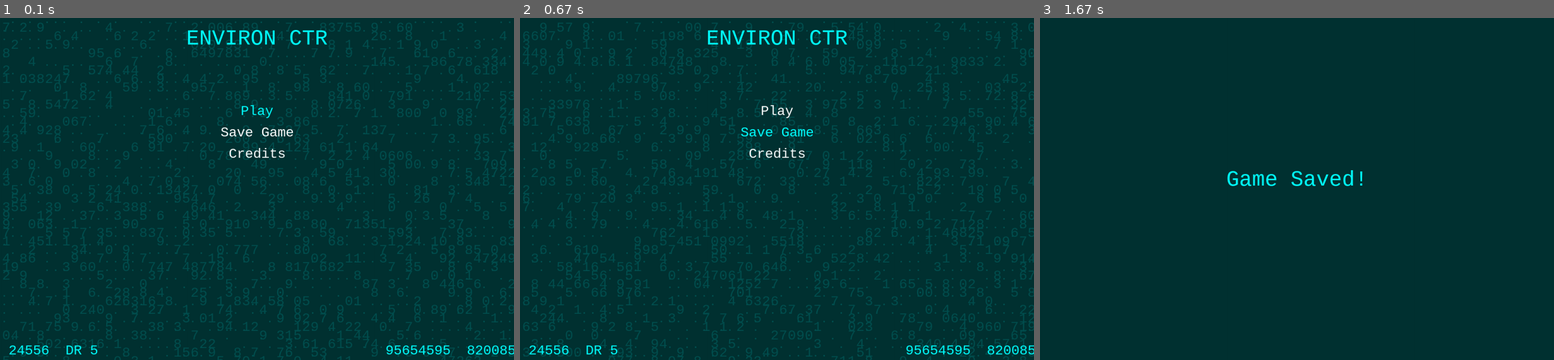
Above: before the commit, frames 1-3 (left to right).
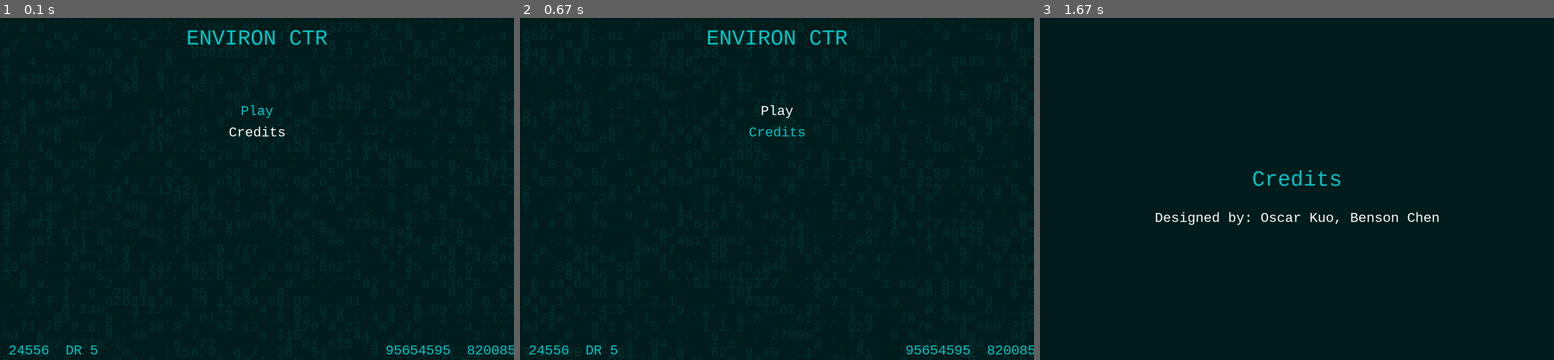
Above: after the commit, the same moments.

Repository: bensonchen-del/Alienation
Game: pygame game, started from Pygame/starting.py
Two runs of this game, one before a commit and one after it. Both use one fixed random seed, a clock stepped at 60 frames per second and the inputs below.
Inputs:
- Up to frame 1 (0.1 s): no input
- Up to frame 2 (0.67 s): hold S from 0.33 s (still down)
- Up to frame 3 (1.67 s): release S at 0.8 s; tap Enter at 0.83 s

The runs differ from the first frame. In frame 1, 13% of the frame differs, in the area x 0-100%, y 1-100%; in frame 2, 13%; in frame 3, 1.1%.

Commit message:
All files

Diff:
--- a/Pygame/config.py
+++ b/Pygame/config.py
@@ -11,18 +11,18 @@
 WAITING_DURATION = 5.0  # 等待狀態持續時間（秒）
 WANDER_SPEED = 100  # 游蕩模式速度
 FOLLOW_SPEED = 300  # 追蹤模式速度
-RUN_SPEED = 300  # 玩家奔跑速度
+RUN_SPEED = 250  # 玩家奔跑速度
 SNEAK_SPEED = 75  # 玩家潛行速度
 VISIBILITY_RADIUS = 200  # 玩家可見區域半徑
 MIN_TARGET_DISTANCE = 100  # 追蹤者與目標之間的最小距離
 
 # Colors
-WHITE = (240, 240, 240)  # 白色背景
-BLACK = (0, 0, 0)  # 黑色牆壁
+WHITE = (50, 60, 60)  # 白色背景
+BLACK = (30, 30, 35)  # 色牆壁
 BLUE = (0, 0, 255)  # 游蕩狀態
 GREEN = (0, 255, 0)  # 追蹤狀態
 YELLOW = (255, 255, 0)  # 等待狀態
-RED = (255, 0, 0)  # 玩家
+RED = (160, 160, 0)  # 玩家
 
 # Radar settings
 RADAR_CENTER = (WIDTH - 250, 250)  # Position on screen
--- a/Pygame/game_objects.py
+++ b/Pygame/game_objects.py
@@ -5,7 +5,7 @@
 from game_logic import bfs, move_towards_target
 from map_resources import load_map, create_map
 
-map_layout = load_map("Pygame/map/map1.txt")
+map_layout = load_map("map/map1.txt")
 
 # Calculate the center position of a tile in pixels
 def get_tile_position(tile_row, tile_col):
--- a/Pygame/main.py
+++ b/Pygame/main.py
@@ -1,6 +1,8 @@
 import pygame
 import random
 import math
+import os
+os.chdir(os.path.dirname(os.path.abspath(__file__)))
 from config import *
 from map_resources import load_map, create_map
 from game_objects import Player, Tracker
@@ -9,7 +11,7 @@
 pygame.init()
 
 # Load map and initialize resources
-map_layout = load_map("Pygame/map/map1.txt")
+map_layout = load_map("map/map1.txt")
 walls, walkable_tiles = create_map(map_layout)
 
 # Initialize player and tracker
@@ -35,12 +37,12 @@
     keys = pygame.key.get_pressed()
 
     # Determine player's movement speed and adjust DISTANCE_THRESHOLD
-    if keys[pygame.K_LSHIFT]:  # Sneak mode
+    if keys[pygame.K_c]:  # Sneak mode
         current_speed = SNEAK_SPEED
         current_distance_threshold = DISTANCE_THRESHOLD * 0.5  # Reduced threshold for sneaking
     elif keys[pygame.K_SPACE]:  # Sprint mode
         current_speed = RUN_SPEED
-        current_distance_threshold = DISTANCE_THRESHOLD * 1.5  # Increased threshold for sprinting
+        current_distance_threshold = DISTANCE_THRESHOLD * 2.5  # Increased threshold for sprinting
     else:  # Normal mode
         current_speed = player.speed
         current_distance_threshold = DISTANCE_THRESHOLD  # Default threshold
--- a/Pygame/map/map1.txt
+++ b/Pygame/map/map1.txt
@@ -4,7 +4,7 @@
 W W W   W W   W W  W
 W WWWWW W WWWWW   WW
 W       W       W  W
-WWWWWWW W WWWWWWWWWW
+WWWWWWW W WWWWWWWW W
 W             W    W
 W             W    W
 W WWWWWWWWWWW W W  W
@@ -14,7 +14,7 @@
 W W W WWWWW W W W  W
 W W W     W W   W  W
 W W WWWWW W WWWWW  W
-W W       W     W  W
+W W       W        W
 W WWWW  WWWWWWWWW  W
 W                  W
 WWWWWWWWWWWWWWWWWWWW
--- a/Pygame/map_resources.py
+++ b/Pygame/map_resources.py
@@ -1,5 +1,6 @@
 # map_resources.py
 import pygame
+import os
 from config import TILE_SIZE, BLACK
 
 class Wall(pygame.sprite.Sprite):
@@ -10,8 +11,9 @@
         self.rect = self.image.get_rect(topleft=(x, y))
 
 def load_map(file_path):
-    """Load the map from a text file."""
-    with open(file_path, 'r') as f:
+    base_path = os.path.dirname(os.path.abspath(__file__))
+    absolute_path = os.path.join(base_path, file_path)
+    with open(absolute_path, 'r') as f:
         return [line.strip() for line in f.readlines()]
 
 def create_map(map_layout):
--- a/Pygame/rendering.py
+++ b/Pygame/rendering.py
@@ -22,35 +22,38 @@
             pygame.draw.circle(screen, (0, 255, 0), pos, 5)  # Small green circles for path tiles
 
 def update_darkness(player_pos, visibility_gradient, darkness):
-    darkness.fill((0, 0, 0, 0))
+    darkness.fill((0, 0, 0, 180))
     gradient_pos = (player_pos[0] - VISIBILITY_RADIUS, player_pos[1] - VISIBILITY_RADIUS)
     darkness.blit(visibility_gradient, gradient_pos, special_flags=pygame.BLEND_RGBA_SUB)
 
-def draw_radar(screen, player_pos, tracker_pos, radar_center, radar_radius):
-    # Draw radar background
-    pygame.draw.circle(screen, (50, 50, 50), radar_center, radar_radius)
-    for i in range(1, 5):  # Concentric circles
-        pygame.draw.circle(screen, (100, 100, 100), radar_center, radar_radius * i // 5, 1)
+def draw_radar(screen, player_pos, tracker_pos, radar_center, radar_radius, max_radar_distance=500):
+    # 創建一個帶透明度的雷達表面
+    radar_surface = pygame.Surface((radar_radius * 2, radar_radius * 2), pygame.SRCALPHA)
+    radar_surface.set_alpha(200)  # 設置透明度（0 完全透明，255 完全不透明）
 
-    # Player position
-    pygame.draw.circle(screen, (0, 255, 0), radar_center, 5)
+    # 雷達背景設置為深綠色
+    pygame.draw.circle(radar_surface, (0, 50, 0, 200), (radar_radius, radar_radius), radar_radius)
+    for i in range(1, 5):  # 繪製同心圓
+        pygame.draw.circle(radar_surface, (0, 100, 0, 200), (radar_radius, radar_radius), radar_radius * i // 5, 1)
 
-    # Calculate tracker position
+    # 玩家位置用綠色圓點表示
+    pygame.draw.circle(radar_surface, (0, 255, 0, 255), (radar_radius, radar_radius), 5)
+
+    # 計算追蹤者位置
     dx = tracker_pos[0] - player_pos[0]
     dy = tracker_pos[1] - player_pos[1]
     distance = math.hypot(dx, dy)
 
-    # Normalize direction and scale to radar size
-    if distance > 0:
+    if distance > 0 and distance <= max_radar_distance:  # 限制追蹤者顯示範圍
         direction_x = dx / distance
         direction_y = dy / distance
-        scaled_distance = min(distance / 500 * radar_radius, radar_radius)  # Scale to radar radius
+        scaled_distance = min(distance / max_radar_distance * radar_radius, radar_radius)
 
-        tracker_radar_x = radar_center[0] + direction_x * scaled_distance
-        tracker_radar_y = radar_center[1] + direction_y * scaled_distance
+        tracker_radar_x = radar_radius + direction_x * scaled_distance
+        tracker_radar_y = radar_radius + direction_y * scaled_distance
 
-        # Draw tracker
-        pygame.draw.circle(screen, (255, 0, 0), (int(tracker_radar_x), int(tracker_radar_y)), 5)
+        # 追蹤者位置用白色點表示
+        pygame.draw.circle(radar_surface, (255, 255, 255, 255), (int(tracker_radar_x), int(tracker_radar_y)), 7)
 
-        # Add line for direction
-        pygame.draw.line(screen, (255, 0, 0), radar_center, (int(tracker_radar_x), int(tracker_radar_y)), 1)
+    # 將雷達表面繪製到主屏幕上
+    screen.blit(radar_surface, (radar_center[0] - radar_radius, radar_center[1] - radar_radius))
--- a/Pygame/starting.py
+++ b/Pygame/starting.py
@@ -5,6 +5,16 @@
 
 # Initialize Pygame
 pygame.init()
+pygame.mixer.init()
+
+# Load and play background music
+mp3_file = "Alien Soundtrack Track 6 The Passage Jerry Goldsmith.mp3"
+try:
+    pygame.mixer.music.load(mp3_file)
+    pygame.mixer.music.play(-1)  # -1 means loop indefinitely
+except pygame.error as e:
+    print(f"Unable to load MP3 file: {e}")
+    sys.exit()
 
 # Screen settings
 WIDTH, HEIGHT = 1200, 800
@@ -13,9 +23,9 @@
 
 # Colors
 BLACK = (0, 0, 0)
-BLUE = (0, 255, 255)
-DARK_BLUE = (0, 50, 50)
-GRID_COLOR = (0, 80, 80)
+BLUE = (0, 200, 200)
+DARK_BLUE = (0, 30, 30)
+GRID_COLOR = (0, 50, 50)
 WHITE = (255, 255, 255)
 
 # Fonts
@@ -23,7 +33,7 @@
 small_font = pygame.font.Font(pygame.font.match_font('courier'), 32)
 
 # Menu options
-menu_options = ["Play", "Save Game", "Credits"]
+menu_options = ["Play", "Credits"]
 selected_option = 0  # Tracks the currently selected menu option
 
 # Grid settings
@@ -69,20 +79,19 @@
 # Game pages
 def play_game():
     try:
-        subprocess.run(["python3", "Pygame/main.py"])  # Use 'python3' or 'python' based on your environment
-        # Quit the current Pygame window before running the external script
-        pygame.quit()
-        sys.exit()  # Ensure the current program exits completely
+        pygame.quit()  # 在啟動 main.py 之前關閉 Pygame 視窗
+        subprocess.run([sys.executable, "main.py"])  # 使用 sys.executable 啟動 main.py
+        sys.exit()  # 確保退出 starting.py
     except FileNotFoundError:
-        # Handle case where the script is not found
-        print("Error: main.py not found!")
+        # 處理找不到 main.py 的情況
+        pygame.init()  # 重新初始化 Pygame 以顯示錯誤訊息
+        screen.fill(DARK_BLUE)
         error_message = small_font.render("Error: main.py not found!", True, BLUE)
         screen.blit(error_message, (WIDTH // 2 - error_message.get_width() // 2, HEIGHT // 2 - 50))
-
-def save_game():
-    screen.fill(DARK_BLUE)
-    text = font.render("Game Saved!", True, BLUE)
-    screen.blit(text, (WIDTH // 2 - text.get_width() // 2, HEIGHT // 2 - 50))
+        pygame.display.flip()
+        pygame.time.wait(3000)  # 顯示 3 秒後退出
+        pygame.quit()
+        sys.exit()
 
 def credits_page():
     screen.fill(DARK_BLUE)
@@ -95,11 +104,12 @@
 clock = pygame.time.Clock()
 grid_data = generate_grid_data()
 update_timer = 0
-current_page = "menu"  # Tracks the current page: "menu", "play", "save", "credits"
+current_page = "menu"  # Tracks the current page: "menu", "play", "credits"
 
 while True:
     for event in pygame.event.get():
         if event.type == pygame.QUIT:
+            pygame.mixer.music.stop()  # Stop the music when quitting
             pygame.quit()
             sys.exit()
 
@@ -113,8 +123,6 @@
                 elif event.key == pygame.K_RETURN:  # Select option
                     if menu_options[selected_option] == "Play":
                         play_game()  # Call the external game script
-                    elif menu_options[selected_option] == "Save Game":
-                        current_page = "save"
                     elif menu_options[selected_option] == "Credits":
                         current_page = "credits"
         elif event.type == pygame.KEYDOWN and event.key == pygame.K_ESCAPE:
@@ -135,8 +143,6 @@
         draw_grid(grid_data)
         draw_menu(selected_option)
         draw_footer()
-    elif current_page == "save":
-        save_game()
     elif current_page == "credits":
         credits_page()
 
Not shown, added: Pygame/.main.py.swp
Not shown, added: Pygame/Alien Soundtrack Track 6 The Passage Jerry Goldsmith.mp3
